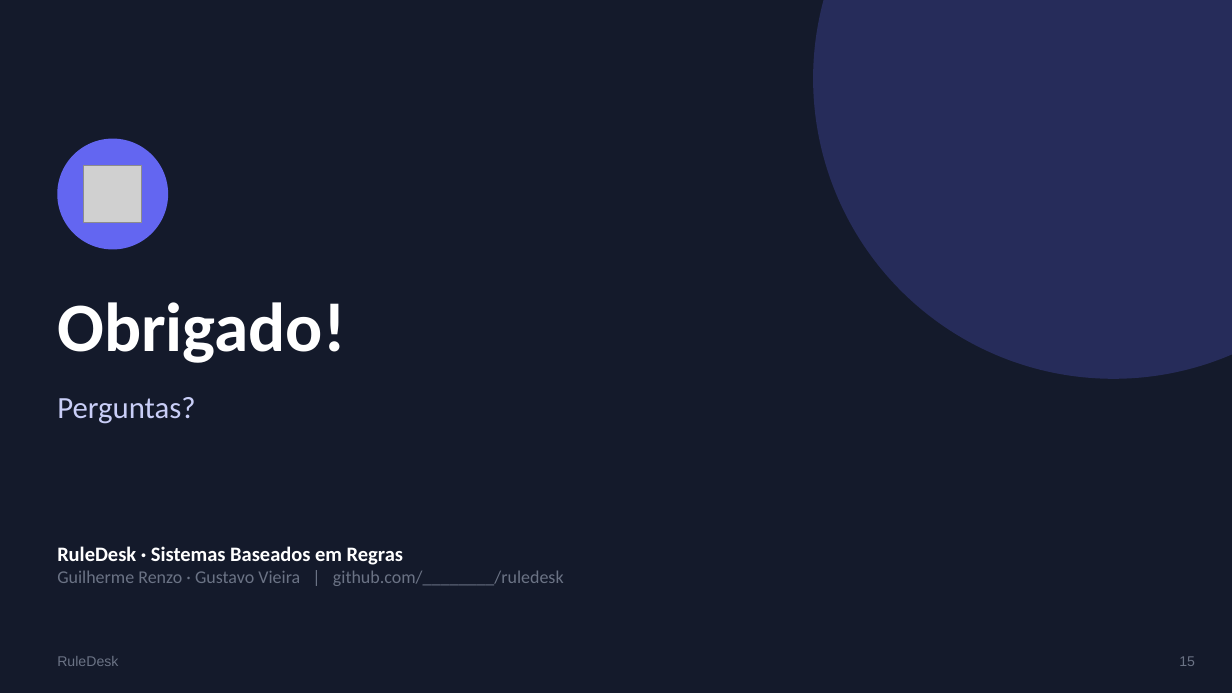
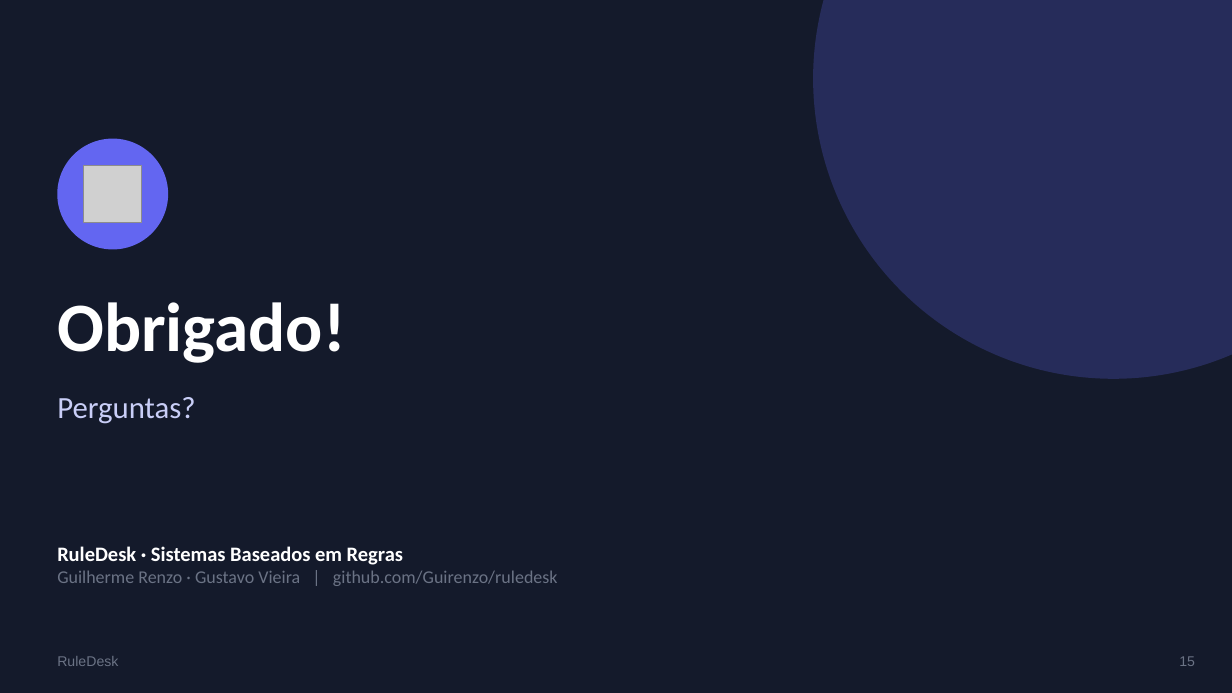
Before and after one commit to Guirenzo/ruledesk, a slide deck: slide 15 of outputs/apresentacao-ruledesk.pptx. Drawn at 1232x693 pixels with LibreOffice and Linux fonts; fonts in the diff are those of the drawing; grey boxes stand for pictures. Boxes give left, top, right and bottom in pixels: in the first picture for what was removed or moved away, otherwise in the second. Text is boxed around its words. In the diff, an @@ line names an element or a change of style, - is before the commit and + after.

```diff
--- a/outputs/apresentacao-ruledesk.pptx
+++ b/outputs/apresentacao-ruledesk.pptx
@@ text at <box>57,570,558,586</box>: text changed @@
-Guilherme Renzo · Gustavo Vieira | github.com/________/ruledesk
+Guilherme Renzo · Gustavo Vieira | github.com/Guirenzo/ruledesk
```
Also in this commit, not shown: 1 other file.
